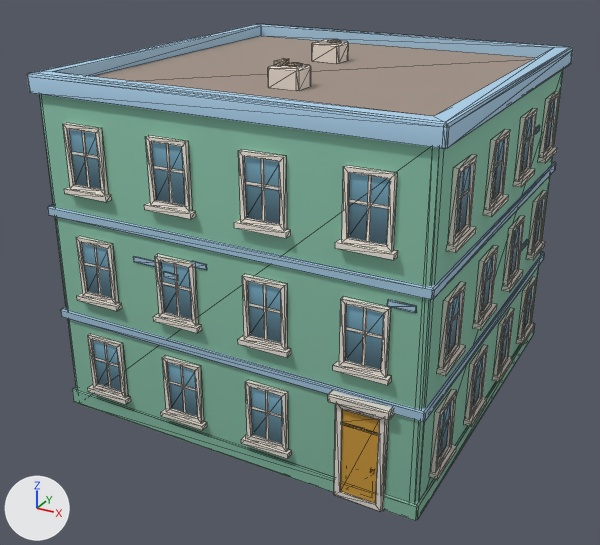
A saved change to the glTF model newcity/art/kit/tremont_n2.glb.
Rendered twice from a camera (50 mm lens) standing at (11.85, -23.04, 14.97) and looking at (-0.27, -1.01, 3.96). Every picture has the same lights, and +X, +Y and +Z are marked at lower left. The older version comes first. Mesh edges are drawn as thin lines. Vertices at exactly the same position are counted once.

Script lines for the objects in view, before the commit:
```python
me_tremont_n2 = bpy.data.meshes.new('tremont_n2')
me_tremont_n2.from_pydata(...)  # 1540 vertices, 2050 faces; spans x -6.24..6.24, y -6.3..6.16, z -0.02..11.09
me_tremont_n2.materials.append(mat_kit_atlas)  # picture img_atlas
ob_tremont_n2 = bpy.data.objects.new('tremont_n2', me_tremont_n2)
ob_tremont_n2.location = (0.0, 0.0, 0.0)
```
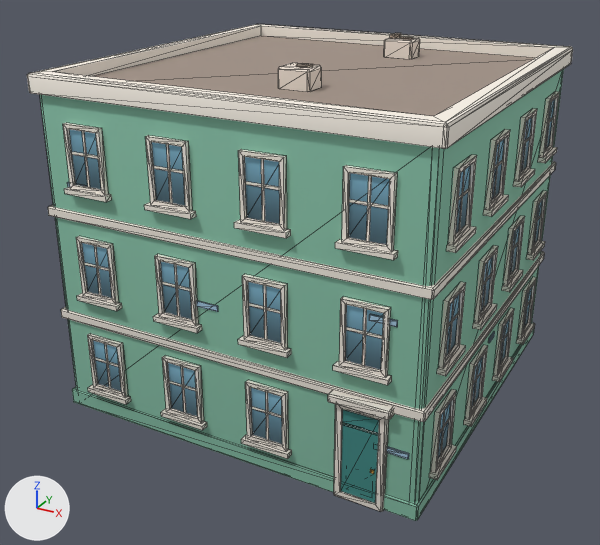
Boxes [x1, y1, x2, y2] around the edits, measured in the pictures (600 x 545 px; the box of a moved part takes in the faces that stretch with it):
part 1 of me_tremont_n2, moved or reshaped: before [387, 299, 417, 313]; after [387, 446, 409, 459]
part 2 of me_tremont_n2, moved or reshaped: before [133, 256, 155, 267]; after [67, 182, 87, 187]
part 3 of me_tremont_n2, moved or reshaped: before [191, 261, 207, 270]; after [196, 301, 218, 312]
part 4 of me_tremont_n2, moved or reshaped: before [163, 272, 178, 281]; after [369, 315, 398, 327]
part 5 of me_tremont_n2, moved or reshaped: before [521, 239, 528, 251]; after [488, 331, 495, 343]
part 6 of me_tremont_n2, moved or reshaped: before [327, 40, 341, 43]; after [296, 64, 313, 68]
part 7 of me_tremont_n2, moved or reshaped: before [312, 40, 349, 64]; after [278, 63, 322, 92]
part 8 of me_tremont_n2, moved or reshaped: before [286, 63, 303, 67]; after [400, 36, 413, 40]
part 9 of me_tremont_n2, moved or reshaped: before [268, 64, 311, 91]; after [384, 38, 420, 59]
part 10 of me_tremont_n2, moved or reshaped: before [274, 58, 289, 66]; after [390, 33, 401, 39]
part 11 of me_tremont_n2, surface changed: [27, 24, 573, 503] in both

What the commit changed:
me_tremont_n2 has 1540 vertices, 2050 faces and spans x -6.24..6.24, y -6.3..6.16, z -0.02..11.09.
me_tremont_n2 is used by ob_tremont_n2; location (0.0, 0.0, 0.0).
me_tremont_n2 part 1: the loose piece of 16 vertices spanning x 4.92..5.67, y -6.04..-6.0, z 6.09..6.26 is scaled about its middle by (1.34, 1, 1), then moved by (-0.08, 0.0, -4.23).
me_tremont_n2 part 2: the loose piece of 16 vertices spanning x -2.96..-1.96, y -6.04..-6.0, z 5.65..5.82 is scaled about its middle by (0.746, 1, 1), then moved by (-2.36, 0.0, 1.87).
me_tremont_n2 part 3: the loose piece of 16 vertices spanning x -0.91..-0.41, y -6.04..-6.0, z 5.92..6.09 is scaled about its middle by (1.51, 1, 1), then moved by (0.19, 0.0, -1.19).
me_tremont_n2 part 4: the loose piece of 16 vertices spanning x -1.91..-1.41, y -6.04..-6.0, z 5.4..5.57 is scaled about its middle by (1.51, 1, 1), then moved by (6.49, 0.0, 0.19).
me_tremont_n2 part 5: the loose piece of 16 vertices spanning x 6.0..6.04, y 2.51..3.26, z 4.69..4.86 is scaled about its middle by (1, 0.66, 1), then moved by (0.0, -2.94, -2.05).
me_tremont_n2 part 6: the loose piece of 16 vertices spanning x -0.78..-0.3, y 1.57..2.05, z 10.97..11.01 is moved by (1.3, -4.41, 0.0).
me_tremont_n2 part 7: the loose piece of 20 vertices spanning x -1.19..-0.19, y 1.41..2.21, z 10.37..10.97 is moved by (1.3, -4.41, 0.0).
me_tremont_n2 part 8: the loose piece of 16 vertices spanning x 0.2..0.68, y -2.87..-2.39, z 10.97..11.01 is moved by (0.76, 6.31, 0.0).
me_tremont_n2 part 9: the loose piece of 20 vertices spanning x -0.21..0.79, y -3.03..-2.23, z 10.37..10.97 is moved by (0.76, 6.31, 0.0).
me_tremont_n2 part 10: the loose piece of 8 vertices spanning x -0.06..0.14, y -2.88..-2.38, z 10.97..11.09 is moved by (0.76, 6.31, 0.0).
me_tremont_n2 part 11: 322 kept faces spanning x -6.16..6.16, y -6.16..6.16, z 0.15..10.75 get new texture (UV) coordinates.
